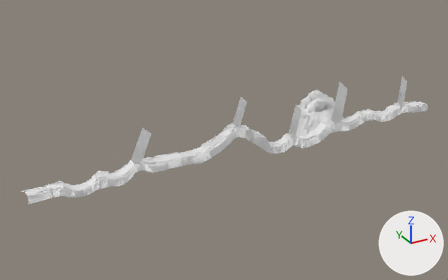
Before and after pictures for a commit that changed the FBX model Assets/Arts/Map/Models/Theme_02/Desert_07.fbx.
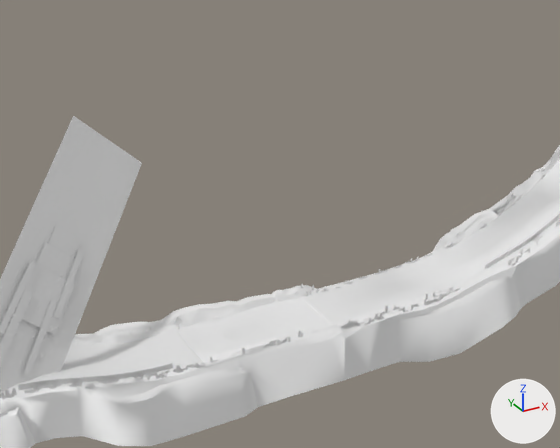
Old and new are each drawn whole from a camera (50 mm lens) standing at (-131.0, -823.0, 429.0) and looking at (344.0, 39.0, -2.0) and again close up from a camera (50 mm lens) standing at (152.0, -137.0, 101.0) and looking at (233.0, 11.0, 28.0). Every picture has the same lights, and +X, +Y and +Z are marked at lower right. Where no turn or scale is listed for an object, it has been applied to the vertices.

The first close-up shows 'Ground_01', 'Ground_03', 'Label_01', 'Leak_01', 'Light_01', 'Mountain_01', 'Road_01', 'Tree_01'.
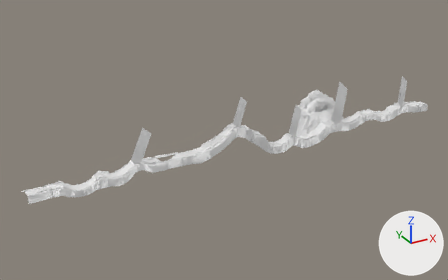
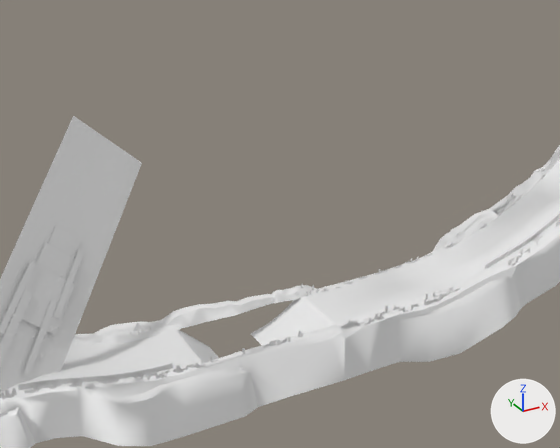
Location of each change, [x1, y1, x2, y2] in pixels of the close-ups (560 x 448 px):
'Ground_03', deleted
    before: [177, 298, 333, 363]
'Label_01', moved
    before: [174, 317, 183, 330]
    after: [134, 323, 143, 335]

The change in detail:
Object 'Label_01' (ob_label_01) moves from (207.6, 13.8, 6.4) to (197.9, 13.9, 7.6).
Object 'Ground_03' (ob_ground_03) is deleted.
